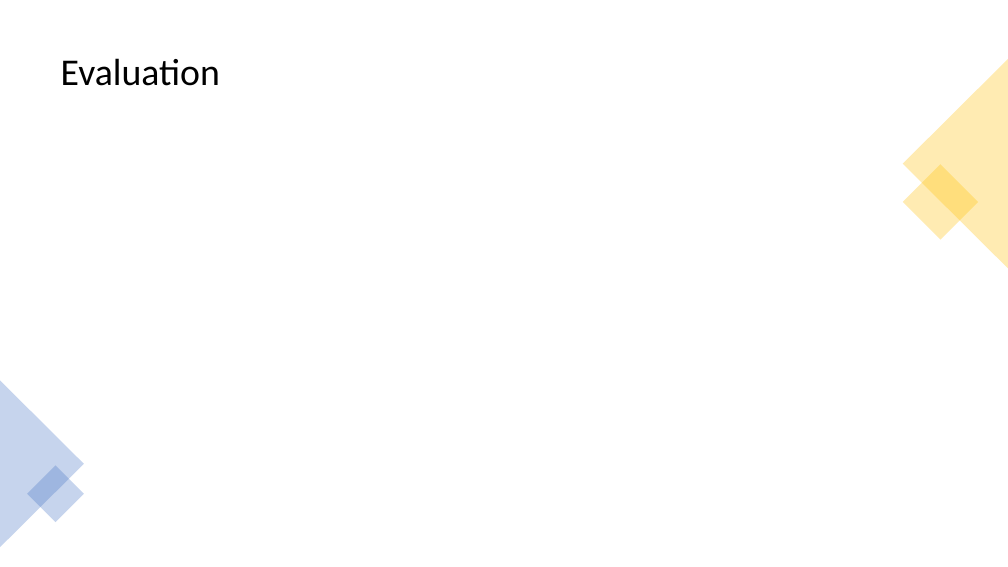
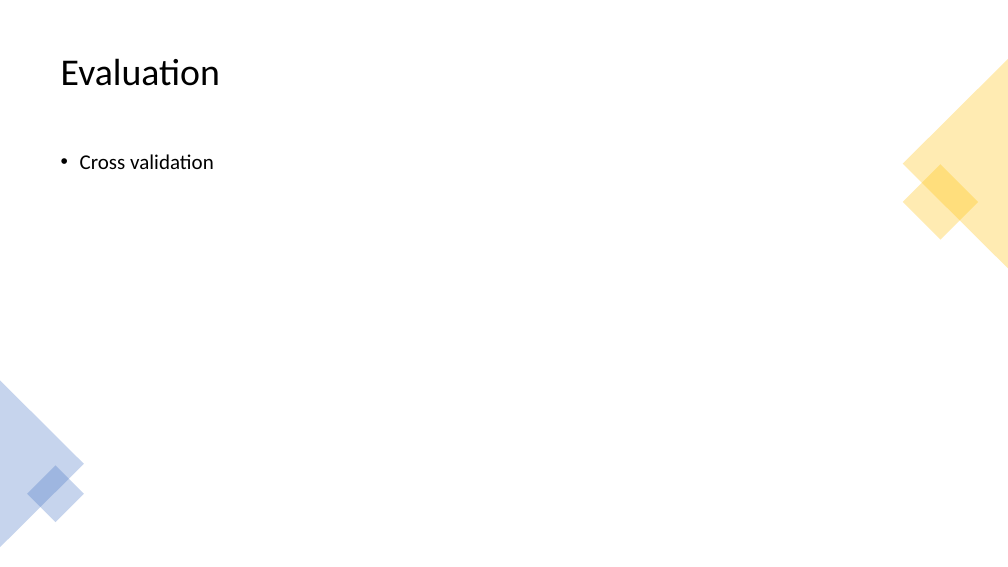
Before and after one commit to jiahui890/time-series-forecasting-store-sales, a slide deck: slide 11 of references/design.pptx (slide 12 before the commit). Drawn at 1008x567 pixels with LibreOffice and Linux fonts; fonts in the diff are those of the drawing. Boxes give left, top, right and bottom in pixels: in the first picture for what was removed or moved away, otherwise in the second. Text is boxed around its words. In the diff, an @@ line names an element or a change of style, - is before the commit and + after.

```diff
--- a/references/design.pptx
+++ b/references/design.pptx
@@ text added at (80, 154, 214, 169), 20 pt, text #000000 @@
+• Cross validation
```
Also in this commit, not shown: 5 other slides changed, 2 slides removed, 4 other files.
